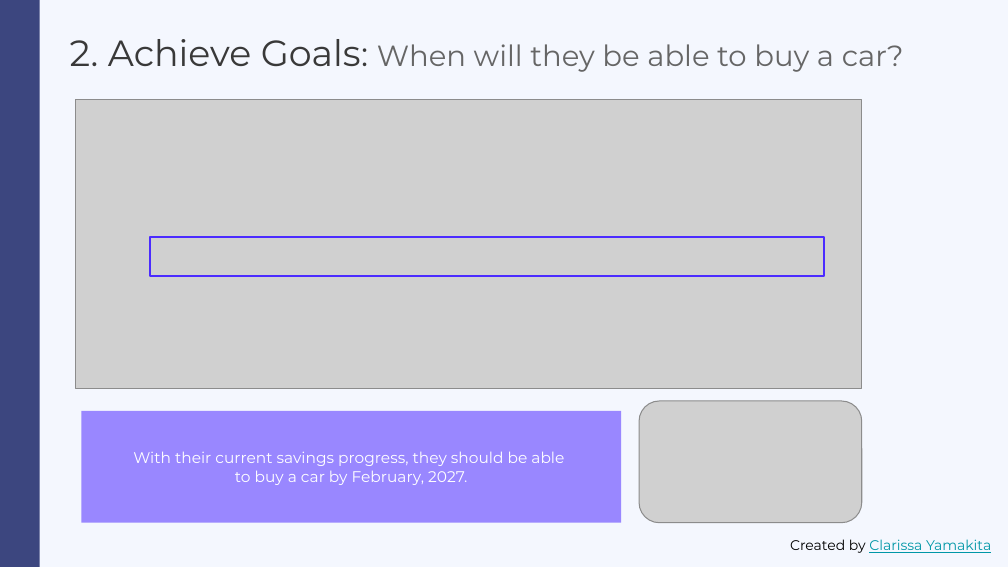
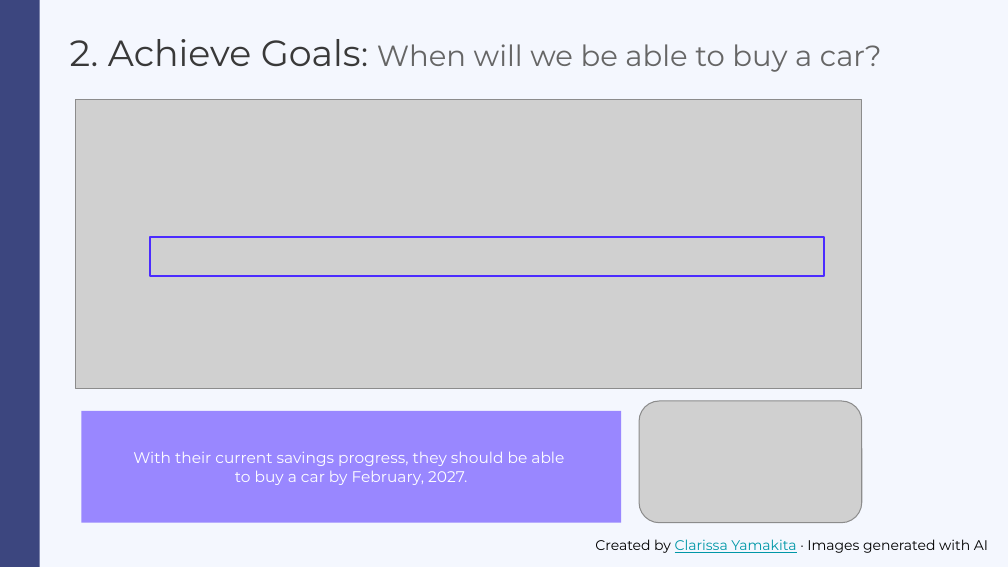
Before and after one commit to clayamakita/personal_finances, a slide deck: slide 11 of assets/Personal Finances - Slide Deck.pptx. Drawn at 1008x567 pixels with LibreOffice and Linux fonts; fonts in the diff are those of the drawing; grey boxes stand for pictures. Boxes give left, top, right and bottom in pixels: in the first picture for what was removed or moved away, otherwise in the second. Text is boxed around its words. In the diff, an @@ line names an element or a change of style, - is before the commit and + after.

Commit message:
Updated slide deck file
Updated slide deck file with adjustments to narrative focusing on problem to be solved. Other small adjustments to wording on the slides. Inclusion of one last slide to file.

```diff
--- a/assets/Personal Finances - Slide Deck.pptx
+++ b/assets/Personal Finances - Slide Deck.pptx
@@ title at box(70, 39, 882, 72): text changed @@
-2. Achieve Goals: When will they be able to buy a car?
+2. Achieve Goals: When will we be able to buy a car?
@@ text at box(595, 539, 988, 553): text changed; text colour #0097A7 to #000000 @@
-Created by Clarissa Yamakita
+Created by Clarissa Yamakita · Images generated with AI
```
Also in this commit, not shown: 11 other slides changed, 1 slide added.
